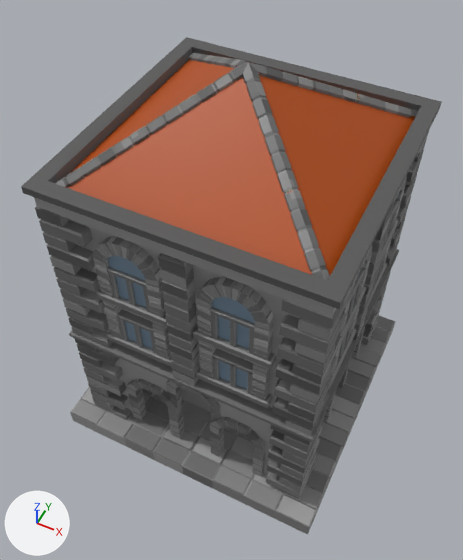
Renders of the FBX model Assets/Meshes/Architecture/castle_town_tower_2.fbx from each side of a commit.
Both versions are drawn from a 50 mm camera at (38.1, 185.2, 134.1) aimed at (-0.4, 262.2, 37.8). Every picture has the same lights, and +X, +Y and +Z are marked at lower left. Where no turn or scale is listed for an object, it has been applied to the vertices. Vertices at the same position are counted once.

Objects in the first picture: 'squarebuilding'.
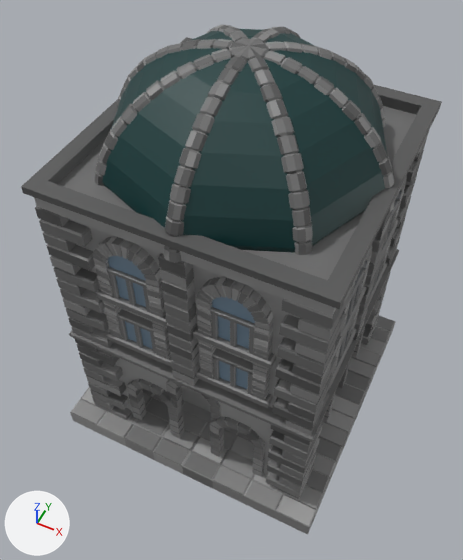
The newer file is also turned or shifted as a whole; pictures and numbers use the older file's frame.

Edits to the bpy script that builds the scene:
```text
Change me_cube_001:
    used by ob_squarebuilding; location = (0.0, 267.2, 1.1)
    remove me_cube_001.from_pydata(...)  # 12698 vertices, 11130 faces; spans x -30.0..30.0, y -30.0..30.0, z -3.4..81.9
    add me_cube_001.from_pydata(...)  # 13495 vertices, 11875 faces; spans x -30.0..30.0, y -30.0..30.0, z -3.4..84.6
    me_cube_001 part 1: the loose piece of 901 vertices spanning x -24.3..24.3, y -24.3..24.3, z 65.5..81.9 is rebuilt with 65 vertices and now spans x -25.8..25.8, y -25.8..25.8, z 61.7..84.1
    me_cube_001 part 2: a new loose piece of 1708 vertices spanning x -26.7..26.7, y -26.7..26.7, z 62.2..84.6, in mat_material_005 (picture img_colorpalette_png)
    me_cube_001 part 3
    75 vertices are removed from x -21.4..21.4, y -21.4..21.4, z 65.7..81.3
    15 faces are deleted
    12 new faces join them
```

Pixel boxes [x1, y1, x2, y2] of what changed, in the pictures (463 x 560 px; the box of a moved part takes in the faces that stretch with it):
'squarebuilding', reshaped: before [21, 37, 442, 535]; after [21, 25, 442, 535]
part 1 of me_cube_001, rebuilt (21% narrower): before [55, 53, 418, 280]; after [102, 29, 387, 253]
part 2 of me_cube_001, added: after [95, 25, 395, 263]
part 3 of me_cube_001, moved or reshaped: before [65, 59, 415, 389]; after [58, 106, 416, 389]
